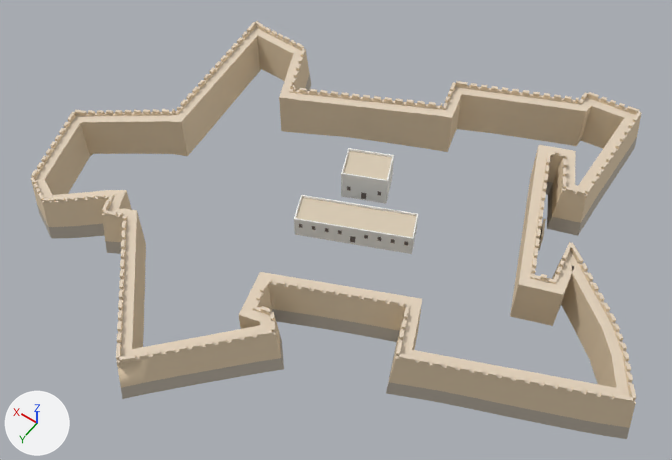
The glTF model assets/landmarks/mombasa.glb: old version first, new version second.
Camera for both pictures: a 50 mm camera at (-80.6, 121.4, 207.3) aimed at (4.7, 2.1, 19.7). Arrows for +X, +Y and +Z are at lower left; the lights stay in place. The first picture is the older version. Vertices at exactly the same position are counted once.

Objects in the first picture: 'mombasa'.
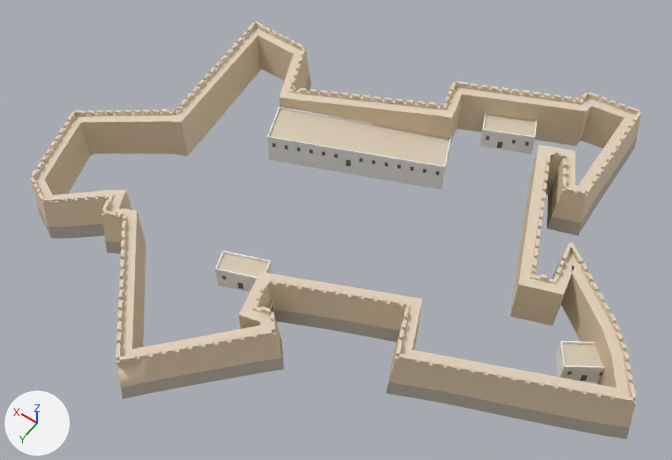
What changed in the scene script:
```text
Change me_mombasa:
    used by ob_mombasa; location = (0.0, 0.0, 0.0)
    remove me_mombasa.from_pydata(...)  # 3703 vertices, 5415 faces; spans x -80.0..91.0, y -67.0..67.0, z 5.0..38.0
    add me_mombasa.from_pydata(...)  # 3935 vertices, 5603 faces; spans x -80.0..91.0, y -67.0..67.0, z 5.0..38.0
    me_mombasa part 1: the loose piece of 28 vertices spanning x -1.0..13.0, y -20.0..-7.0, z 21.0..30.0 is turned 10 degrees about the z axis through its middle and scaled by 0.807, then moved by (-70.0, 17.0, -1.0)
    me_mombasa part 2: the loose piece of 4 vertices spanning x -11.0..-10.0, y 0.0, z 24.0..25.0 is moved by (-55.0, 7.0, -1.0)
    me_mombasa part 3: the loose piece of 4 vertices spanning x 1.0..2.0, y 5.0, z 24.0..25.0 is moved by (-18.0, -49.0, 0.0)
    me_mombasa part 4: the loose piece of 20 vertices spanning x -42.0..-39.0, y -24.0..-18.0, z 25.0..30.0 is moved by (41.0, 55.0, -3.0)
    me_mombasa part 5: 127 vertices moved from x -15.0..15.0, y -20.0..10.0, z 20.0..27.0 to x -23.0..39.0, y -47.0..35.0, z 18.0..27.0; 5 vertices removed from x -2.0..1.0, y -5.0..-4.0, z 21.0..25.0; 192 vertices added at x -24.0..38.0, y -54.0..35.0, z 19.0..29.0
    other edits to the shape of me_mombasa do not show in these pictures
```

Location of each change, (x1, y1, x2, y2) in pixels of the pictures (672 x 460 px; the box of a moved part takes in the faces that stretch with it):
part 1 of me_mombasa, moved or reshaped
    before: (341, 148, 394, 204)
    after: (555, 341, 605, 382)
part 2 of me_mombasa, moved or reshaped
    before: (391, 239, 395, 243)
    after: (580, 375, 588, 381)
part 3 of me_mombasa, moved or reshaped
    before: (338, 230, 342, 234)
    after: (497, 142, 503, 148)
part 4 of me_mombasa, moved or reshaped (mostly hidden afterwards)
    before: (538, 219, 546, 250)
    after: (269, 301, 274, 309)
part 5 of me_mombasa, reshaped
    before: (294, 186, 418, 254)
    after: (215, 107, 537, 312)
